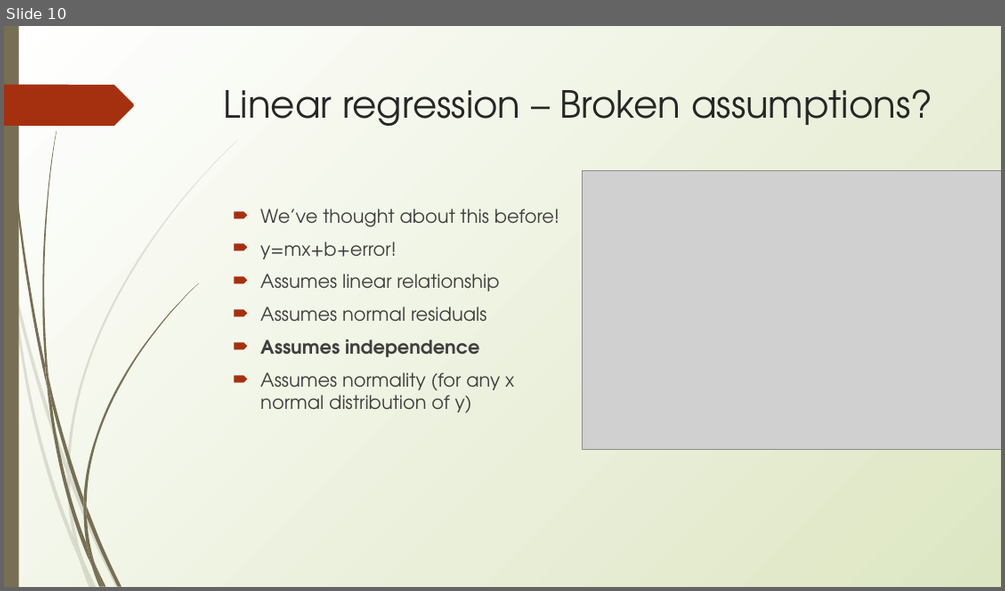
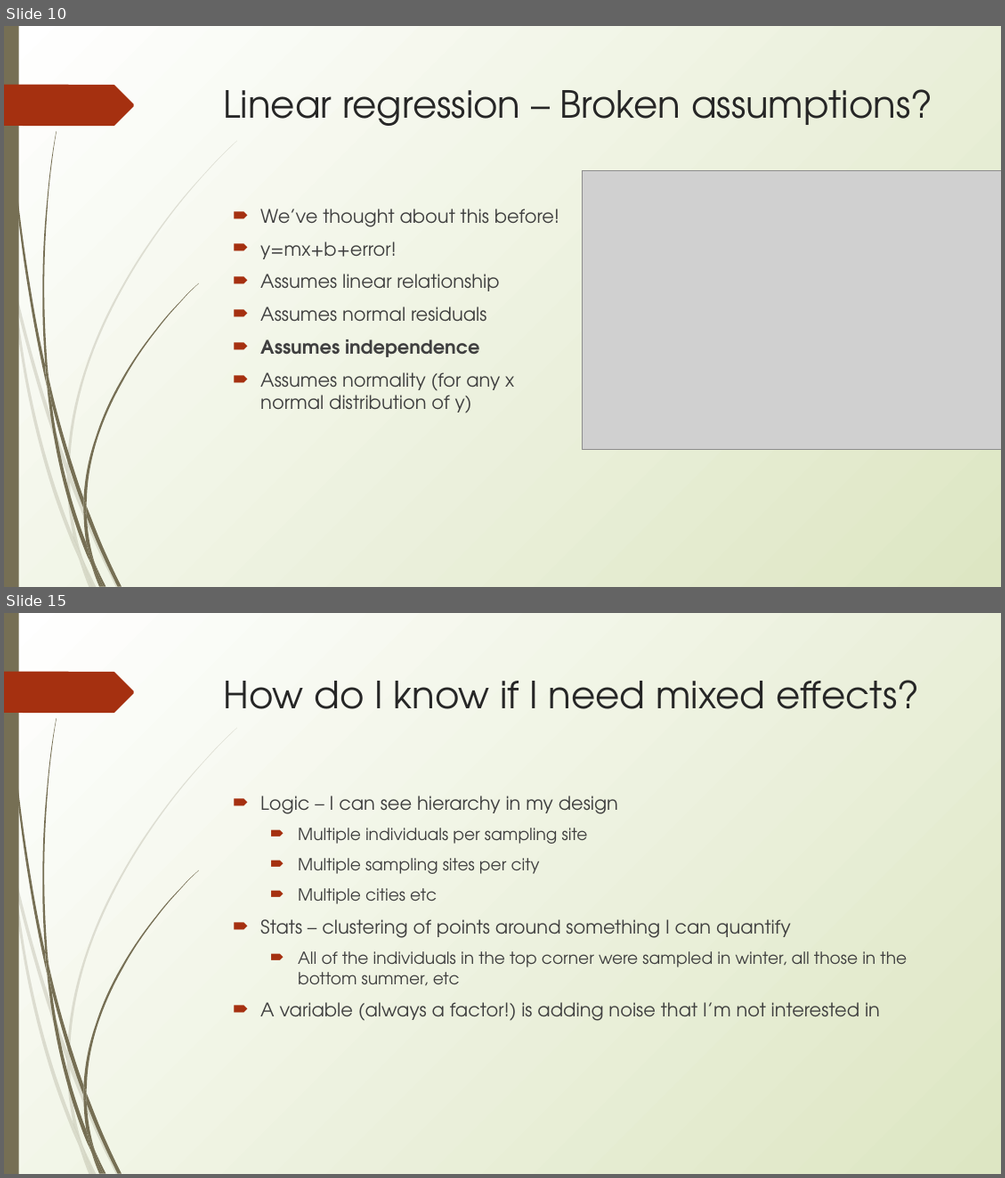
Before and after one commit to erynmcfarlane/GraduateStatsClass, a slide deck: Lecture6.pptx. Shown one above the other, each under a label of ours: slide 10 before the commit, slides 10 and 15 after it; the slides between them are not shown. The pictures are 1005x591 and 1005x1178 pixels, drawn with LibreOffice and Linux fonts; fonts in the diff are those of the drawing; grey boxes stand for pictures. Boxes give left, top, right and bottom in pixels: in the first picture for what was removed or moved away, otherwise in the second. Text is boxed around its words. In the diff, an @@ line names an element or a change of style, - is before the commit and + after.

```diff
--- a/Lecture6.pptx
+++ b/Lecture6.pptx
@@ slide 15 added at [4,613,1001,1174], background gradient #FFFFFF to #DDE6C3; not listed: 24 template elements that a slide beside it also shows @@
@@ title added at [224,680,919,709], 36 pt, text #262626 @@
+How do I know if I need mixed effects?
@@ text added at [260,795,906,1021], 16 pt, text #3F3F3F @@
+🠶 Logic – I can see hierarchy in my design
+  🠶 Multiple individuals per sampling site
+  🠶 Multiple sampling sites per city
+  🠶 Multiple cities etc
+🠶 Stats – clustering of points around something I can quantify
+  🠶 All of the individuals in the top corner were sampled in winter, all those in the bottom summer, etc
+🠶 A variable (always a factor!) is adding noise that I’m not interested in
```
Also in this commit, not shown: 1 slide changed, 4 other slides added.
